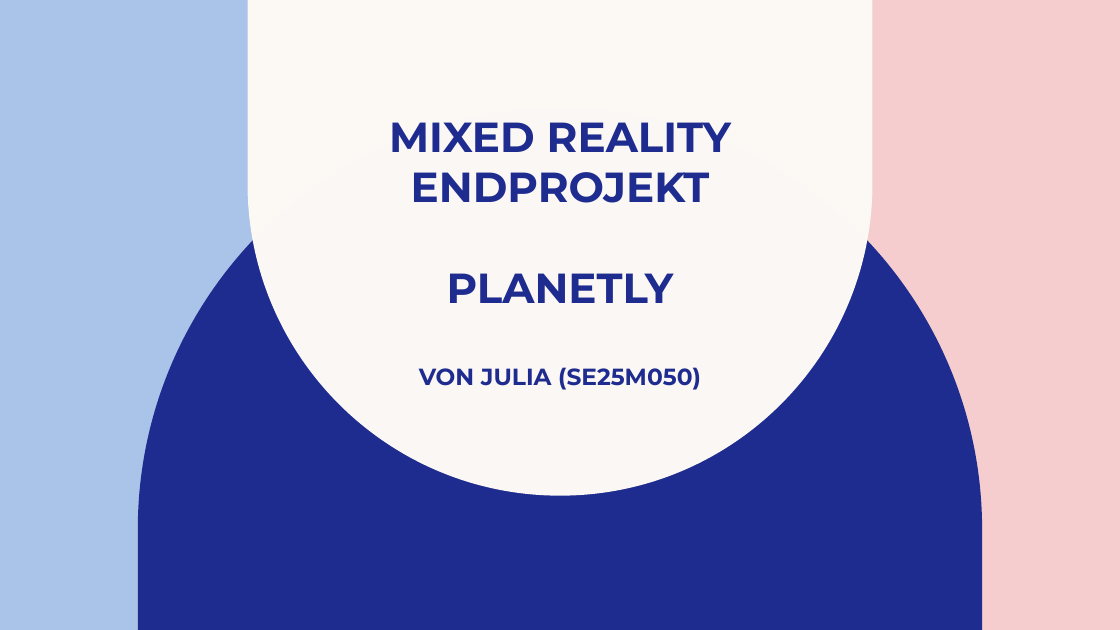
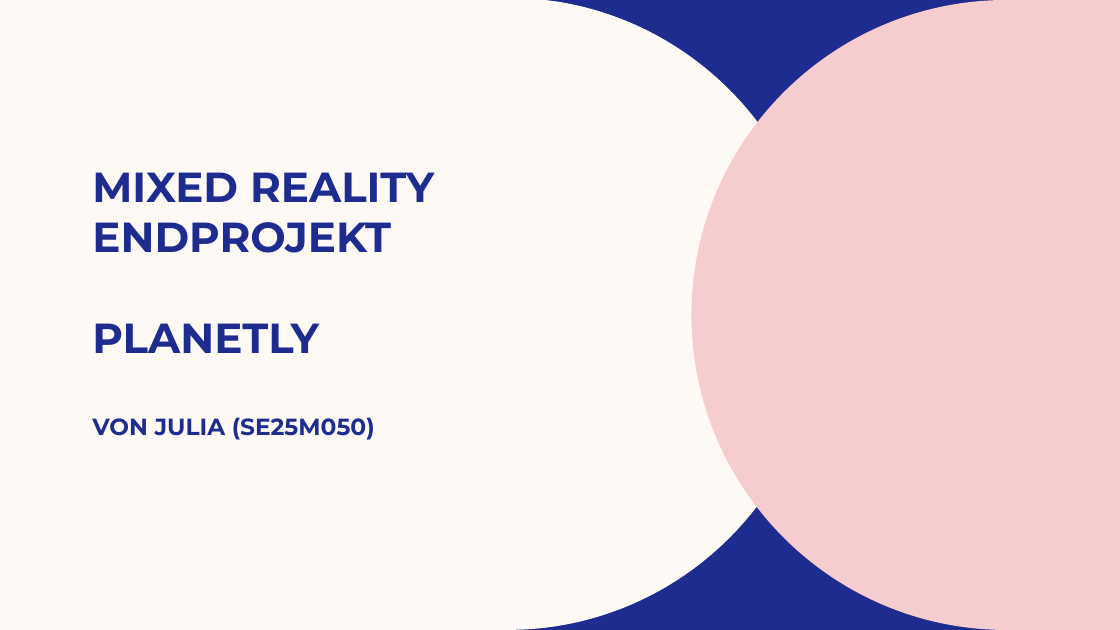
Before and after one commit to daisiedjulietse25/mr-endprojekt-Pospischek-2026-10-18_02-25-46, a slide deck: slide 1 of Praesentation.pptx. Drawn at 1120x630 pixels with LibreOffice and Linux fonts; fonts in the diff are those of the drawing; background and template pictures are left out. Boxes give left, top, right and bottom in pixels: in the first picture for what was removed or moved away, otherwise in the second. Text is boxed around its words. In the diff, an @@ line names an element or a change of style, - is before the commit and + after.

```diff
--- a/Praesentation.pptx
+++ b/Praesentation.pptx
@@ background #F5CDCE to #1F2C8F @@
@@ freeform shape: place and size @@
-freeform shape at [248,0,873,496]
+freeform shape at [0,0,823,630]
@@ freeform shape removed at [0,0,486,630] @@
@@ freeform shape added at [691,0,1120,630], fill #F5CDCE @@
@@ freeform shape removed at [138,108,982,630] @@
@@ title "MIXED REALITY ENDPROJEKT PLANETLY VON ...": place and size @@
-title "MIXED REALITY ENDPROJEKT PLANETLY VON ..." at [389,122,731,390]
+title "MIXED REALITY ENDPROJEKT PLANETLY VON ..." at [92,172,434,440]
@@ title "MIXED REALITY ENDPROJEKT PLANETLY VON ..." at [92,172,434,440]: alignment centre to left; vertical alignment middle to bottom @@
```
Also in this commit, not shown: 2 other slides changed, 9 slides added, 7 slides removed, 3 other files.
